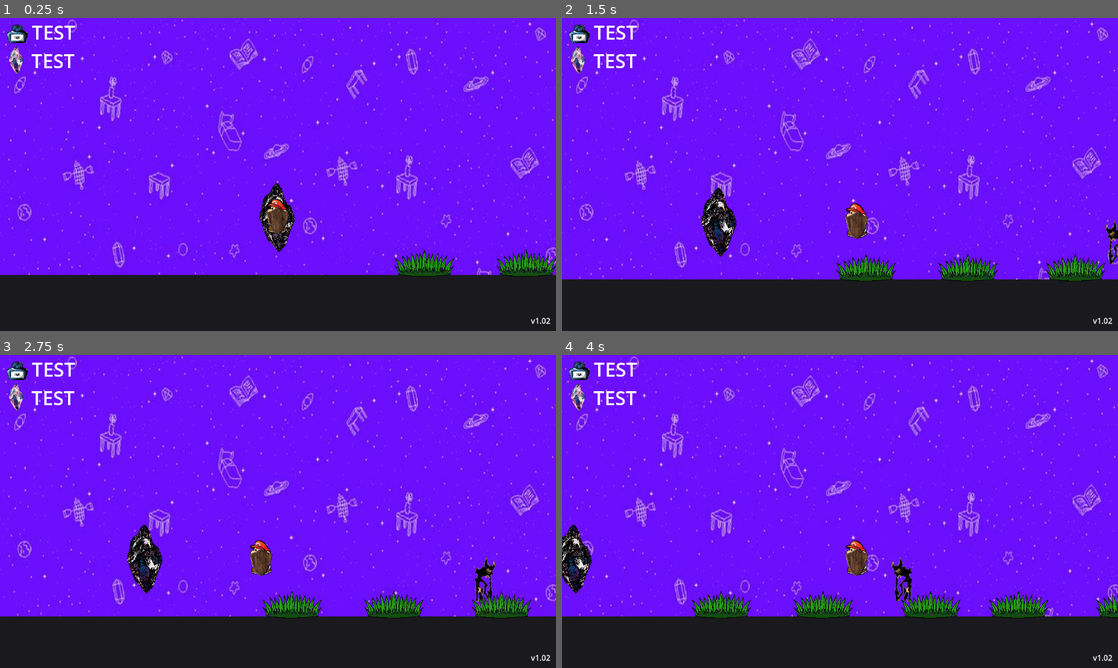
Above: before the commit, frames 1-4 (two rows, left to right).
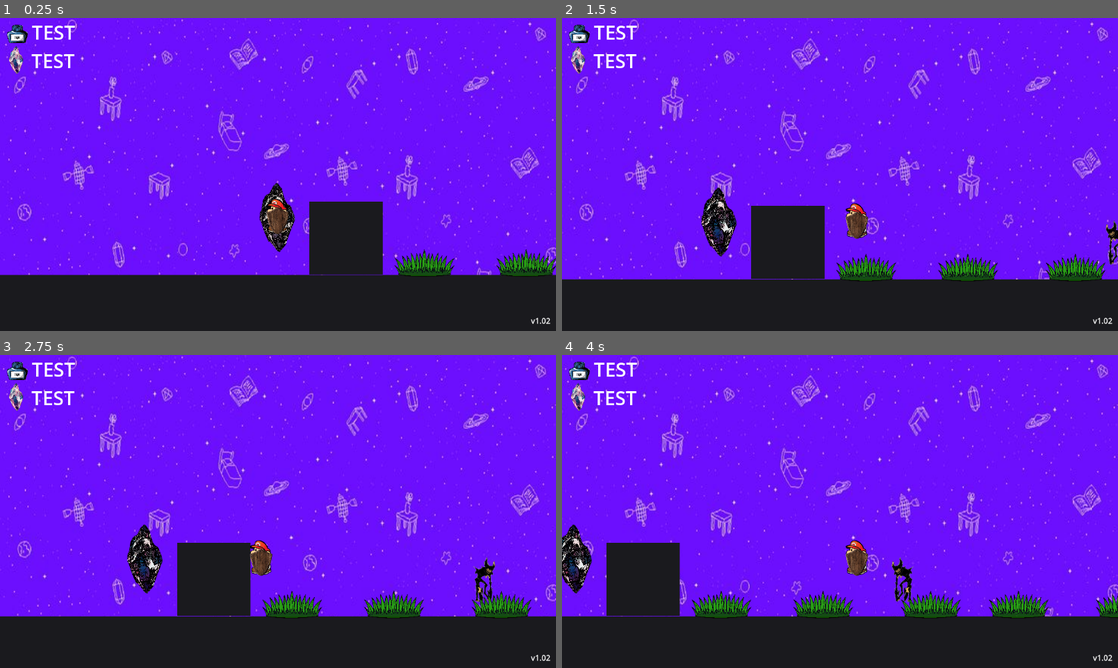
Above: after the commit, the same moments.

Repository: Jontaybr24/ShardsOfEikyo
Game: Godot game, scene res://Scenes/Levels/laborotory.tscn
Two runs of this game, one before a commit and one after it. Both use one fixed random seed, a clock stepped at 60 frames per second and the inputs below. Sound files missing from this copy of the repository are replaced by a short silence.
Inputs:
- Up to frame 1 (0.25 s): no input
- Up to frame 2 (1.5 s): tap Enter (confirm) at 0.5 s; hold Space (jump) 0.53-1.28 s; hold Right (right) from 0.53 s (still down); tap A (attack) at 1.35 s
- Up to frame 3 (2.75 s): tap Space (jump) at 1.52, 1.55, 1.82, 2.3 s; release Right (right) at 2.03 s; hold Left (left) from 2.03 s (still down); hold D (block) from 2.03 s (still down)
- Up to frame 4 (4 s): release Left (left) at 2.78 s; release D (block) at 2.78 s; hold Right (right) from 2.78 s (still down); tap C (channel_hold) at 2.85 s; tap Space (jump) at 3.02, 3.05, 3.32 s; hold Space (jump) from 3.53 s (still down); tap Enter (confirm) at 3.6 s

The runs differ from the first frame. In frame 1, 3.1% of the frame differs, in the area x 55-69%, y 58-82%; in frame 2, 3.1%; in frame 3, 3.1%; in frame 4, 3.1%.
Error before the commit: Invalid access to property or key 'ELEMENTS' on a base object of type 'Nil'. (res://Scripts/naiko.gd:11)
Error after the commit: Invalid access to property or key 'ELEMENTS' on a base object of type 'Nil'. (res://Scripts/naiko.gd:17)

Commit message:
Reduced jump velocity and added jump boost

Diff:
--- a/Scenes/Levels/laborotory.tscn
+++ b/Scenes/Levels/laborotory.tscn
@@ -14,6 +14,7 @@
 [ext_resource type="PackedScene" uid="uid://ccgkc2vkx7bxg" path="res://Scenes/wave.tscn" id="17_atgkg"]
 [ext_resource type="Shader" uid="uid://m1sf6khknajr" path="res://Shaders/outline.gdshader" id="17_x3kke"]
 [ext_resource type="PackedScene" uid="uid://jhs1sabjo6mp" path="res://Scenes/World Items/grass.tscn" id="18_7c6lk"]
+[ext_resource type="Texture2D" uid="uid://ckpfvowwrt6do" path="res://Temp Assets/box.png" id="19_rdjgw"]
 [ext_resource type="PackedScene" uid="uid://drmhxvgxqxnfs" path="res://Scenes/Enemies/demon.tscn" id="21_e66l6"]
 [ext_resource type="Script" uid="uid://brt8caet1iqrx" path="res://Scripts/Gameplay/Background/Parallax_manager.gd" id="22_hnc3n"]
 [ext_resource type="Shader" uid="uid://cngb2m4008xec" path="res://Shaders/group_blur.gdshader" id="23_21u3h"]
@@ -234,3 +235,8 @@
 
 [node name="Grass12" parent="." unique_id=1627105289 instance=ExtResource("18_7c6lk")]
 position = Vector2(2585, 72)
+
+[node name="Box" type="Sprite2D" parent="." unique_id=432150394]
+position = Vector2(133.94698, 21.499998)
+scale = Vector2(0.5988428, 0.63179916)
+texture = ExtResource("19_rdjgw")
--- a/Scripts/States/Player/PlayerInput.gd
+++ b/Scripts/States/Player/PlayerInput.gd
@@ -19,11 +19,14 @@
 		interaction_timer -= delta
 
 	if Input.is_action_just_pressed("jump") and player.is_on_floor() and player.interactables.size() == 0:
-		player.velocity.y = player.jump_velocity
+		player.jump()
 
 	if player.buffered_input == 'jump' and (player.is_on_floor() or player.jump_ready):
-		player.velocity.y = player.jump_velocity
+		player.jump()
 		player.buffered_input = ''
+
+	if Input.is_action_just_released("jump"):
+		player.boosting_jump = false
 
 	player.dir = Input.get_axis("left", "right")
 	var speed = player.move_speed * (player.sprint_multiplier if Input.is_action_pressed("dash") else 1.0)
--- a/Scripts/States/Player/PlayerState.gd
+++ b/Scripts/States/Player/PlayerState.gd
@@ -1,7 +1,7 @@
 extends State
 class_name PlayerState
 
-@export var player : Node2D
+@export var player : Player
 var buffer_timer = 0
 var buffer_time = .3
 
--- a/Scripts/naiko.gd
+++ b/Scripts/naiko.gd
@@ -1,8 +1,14 @@
 extends CharacterBody2D
+class_name Player
 
 var move_speed = 300
 var sprint_multiplier = 1.5
-var jump_velocity = -900
+var jump_velocity = -600
+var jump_timer = 0
+var boost_timer = 0
+var max_boost_time = .6
+var boost_gravity_reduction = .5
+
 var sprite: AnimatedSprite2D
 var dir = 0
 var last_dir = 1
@@ -27,6 +33,7 @@
 @onready var indicator: Node2D = $"Type Indicator"
 @onready var audio_player: AudioStreamPlayer2D = $AudioStreamPlayer2D
 
+@export_category("Overides")
 @export var unlock_abilities = false
 
 @export_group("Sounds")
@@ -44,7 +51,8 @@
 	BLOCK,
 	INVULNERABLE,
 	CHANNEL,
-	SUSPENDED
+	SUSPENDED,
+	JUMPING,
 }
 
 var current_state = CONDITIONS.DEFAULT
@@ -94,6 +102,7 @@
 var decay_velocity = false
 var kill_velocity = 50
 var can_climb = false
+var boosting_jump = false
 
 # dash
 var dash_timer = 0
@@ -168,7 +177,19 @@
 
 	if not is_on_floor() \
 	and not current_state == CONDITIONS.SUSPENDED:
-		velocity.y += gravity * delta
+		var new_grav = gravity * delta * (boost_gravity_reduction if boosting_jump else 1)
+		velocity.y += new_grav
+
+	if current_state == CONDITIONS.JUMPING and is_on_floor() and jump_timer > .05:
+		current_state = CONDITIONS.DEFAULT
+
+	if current_state == CONDITIONS.JUMPING and boost_timer > 0\
+	and Input.is_action_pressed("jump"):
+		boosting_jump = true
+		print(boost_timer)
+
+	if boost_timer < 0 or is_on_floor():
+		boosting_jump = false
 
 	# get the sign of last dir when it isn't a whole number
 	last_dir = last_dir / abs(last_dir)
@@ -184,6 +205,9 @@
 	attack_timer -= delta
 	reset_timer -= delta
 	dash_timer -= delta
+	if current_state == CONDITIONS.JUMPING:
+		jump_timer += delta
+		boost_timer -= delta
 
 	if reset_timer < 0: combo = 0
 	if combo >= max_combo:
@@ -274,6 +298,12 @@
 
 func die():
 	GameManager.respawn_player()
+
+func jump(percentage = 1.0):
+	velocity = jump_velocity * Vector2(0, percentage)
+	current_state = CONDITIONS.JUMPING
+	boost_timer = max_boost_time
+	jump_timer = 0
 
 func CheckAttackTime():
 	return attack_timer < 0
